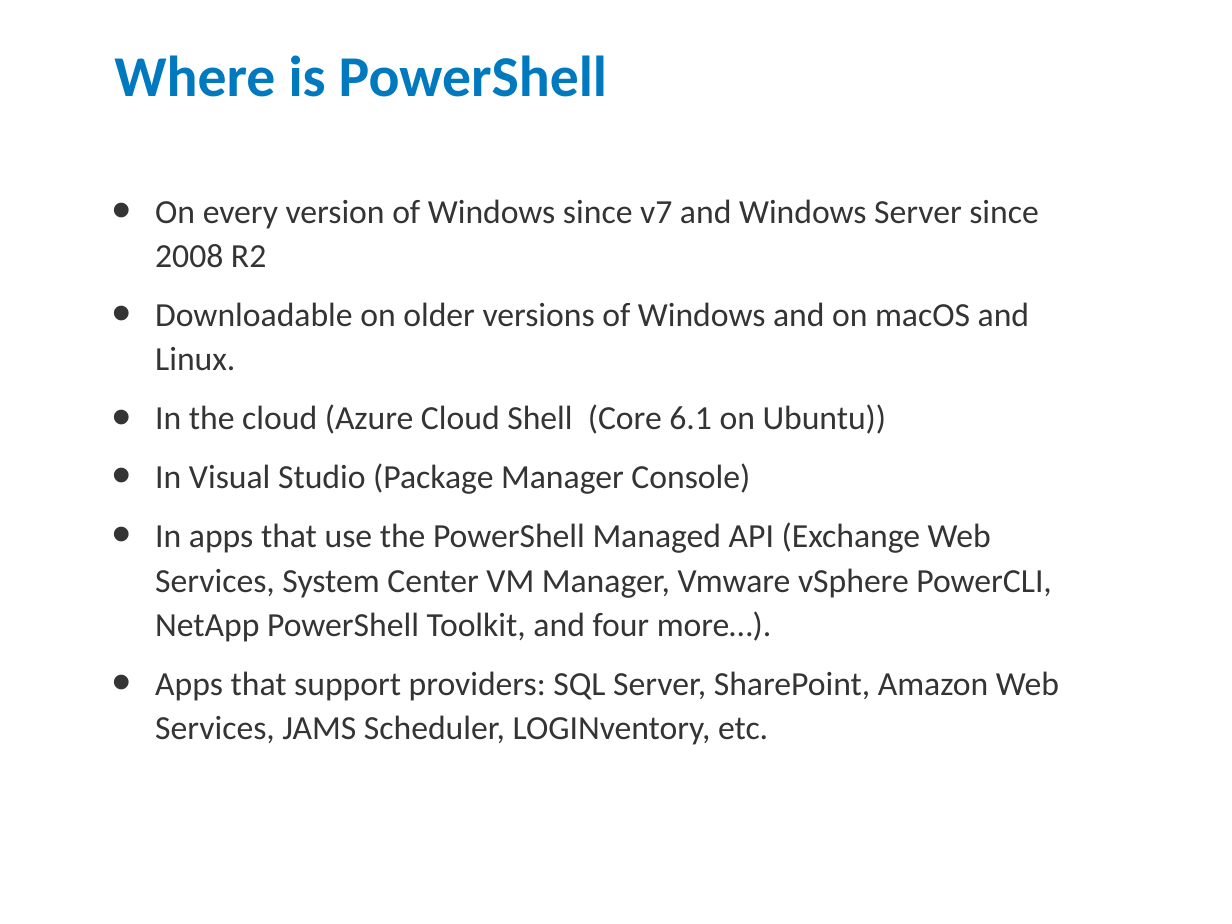
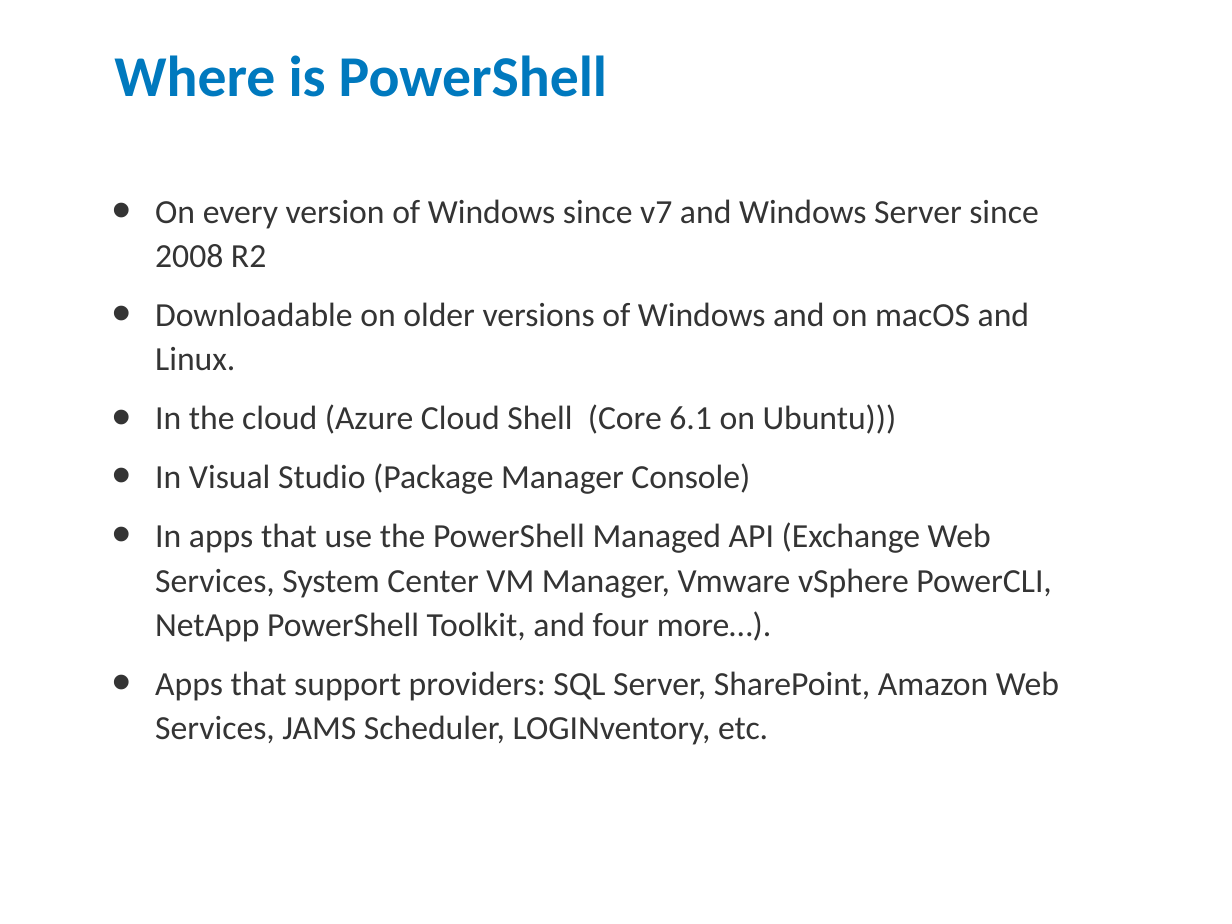
Before and after one commit to jrbirdmanFA/HolyPowerShellBATman, a slide deck: slide 9 of Holy PowerShell, BATman! - Dogfood Edition.pptx. Drawn at 1232x924 pixels with LibreOffice and Linux fonts; fonts in the diff are those of the drawing; background and template pictures are left out. Boxes give left, top, right and bottom in pixels: in the first picture for what was removed or moved away, otherwise in the second. Text is boxed around its words. In the diff, an @@ line names an element or a change of style, - is before the commit and + after.

```diff
--- a/Holy PowerShell, BATman! - Dogfood Edition.pptx
+++ b/Holy PowerShell, BATman! - Dogfood Edition.pptx
@@ text at [155,404,897,434]: text changed @@
-• In the cloud (Azure Cloud Shell (Core 6.1 on Ubuntu))
+• In the cloud (Azure Cloud Shell (Core 6.1 on Ubuntu)))
```
Also in this commit, not shown: 1 other slide changed.
